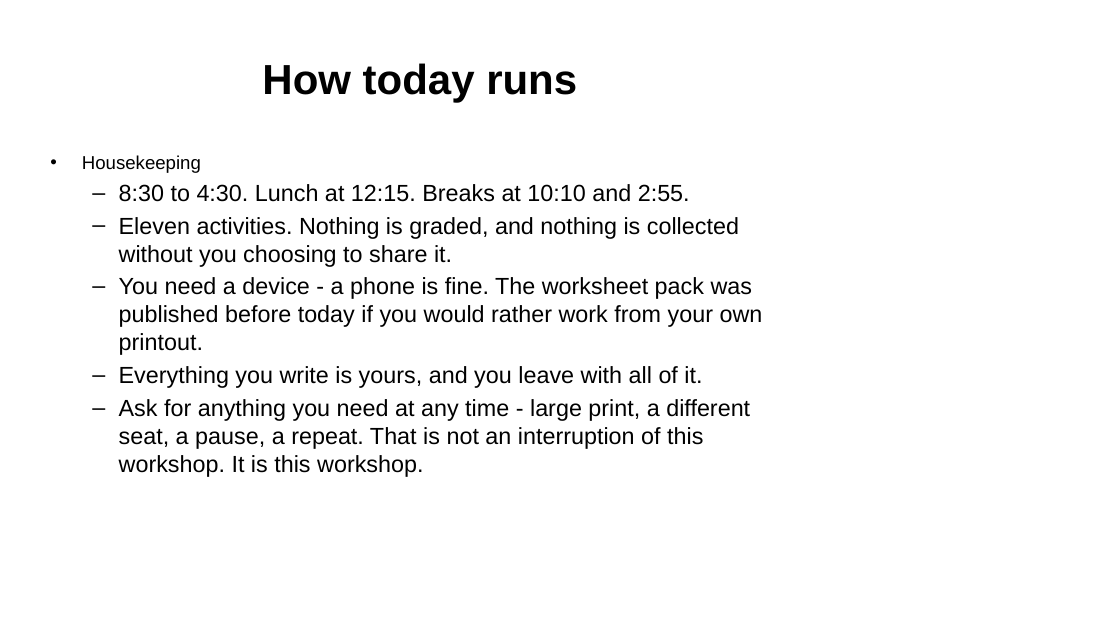
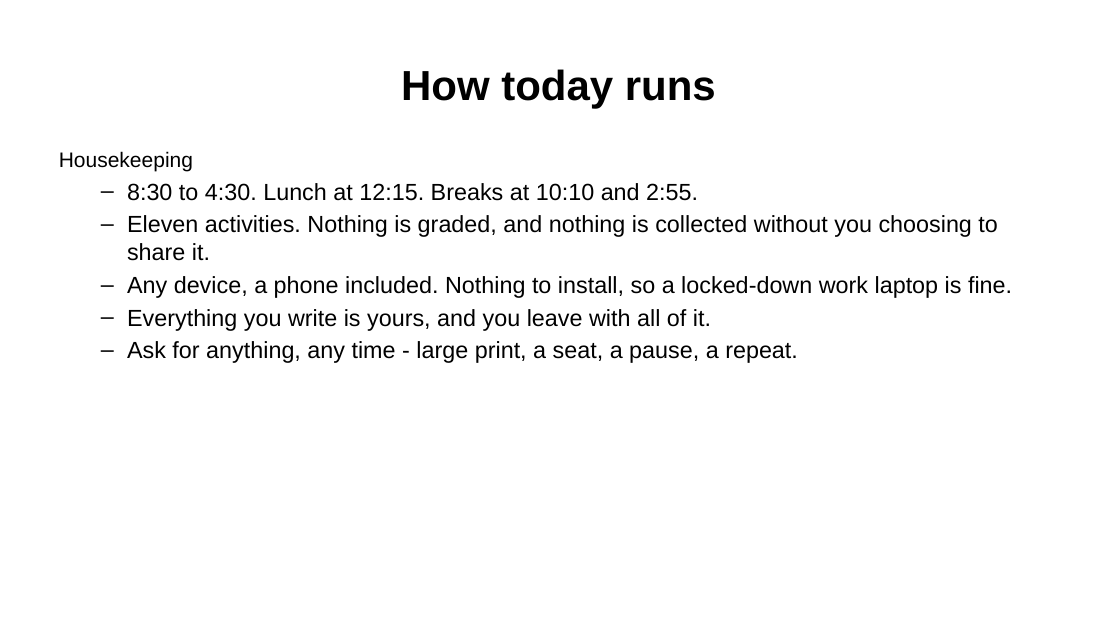
Before and after one commit to Community-Access/glow, a slide deck: slide 3 of docs/ahg-2026/slides.pptx. Drawn at 1120x630 pixels with LibreOffice and Linux fonts; fonts in the diff are those of the drawing. Boxes give left, top, right and bottom in pixels: in the first picture for what was removed or moved away, otherwise in the second. Text is boxed around its words. In the diff, an @@ line names an element or a change of style, - is before the commit and + after.

```diff
--- a/docs/ahg-2026/slides.pptx
+++ b/docs/ahg-2026/slides.pptx
@@ title "How today runs": place and size @@
-title "How today runs" at box(262, 63, 577, 103)
+title "How today runs" at box(401, 69, 716, 109)
@@ text "Housekeeping": place and size @@
-text "Housekeeping" at box(82, 155, 763, 477)
+text "Housekeeping" at box(59, 151, 1012, 363)
@@ text at box(59, 151, 193, 172): size 16 to 18 pt in "Housekeeping"; bullet • to none @@
@@ text at box(127, 276, 1012, 298): text changed @@
-  – You need a device - a phone is fine. The worksheet pack was published before today if you would rather work from your own printout.
+  – Any device, a phone included. Nothing to install, so a locked-down work laptop is fine.
@@ text at box(127, 341, 798, 363): text changed @@
-  – Ask for anything you need at any time - large print, a different seat, a pause, a repeat. That is not an interruption of this workshop. It is this workshop.
+  – Ask for anything, any time - large print, a seat, a pause, a repeat.
```
Also in this commit, not shown: 28 other slides changed, 1 slide added, 1 slide removed, 20 other files.
